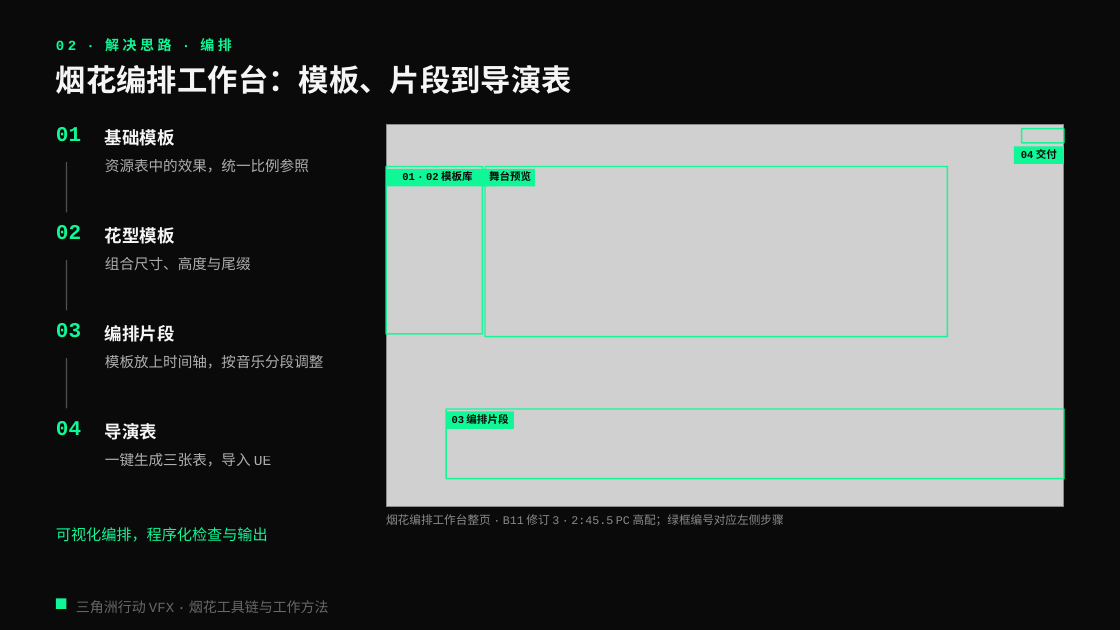
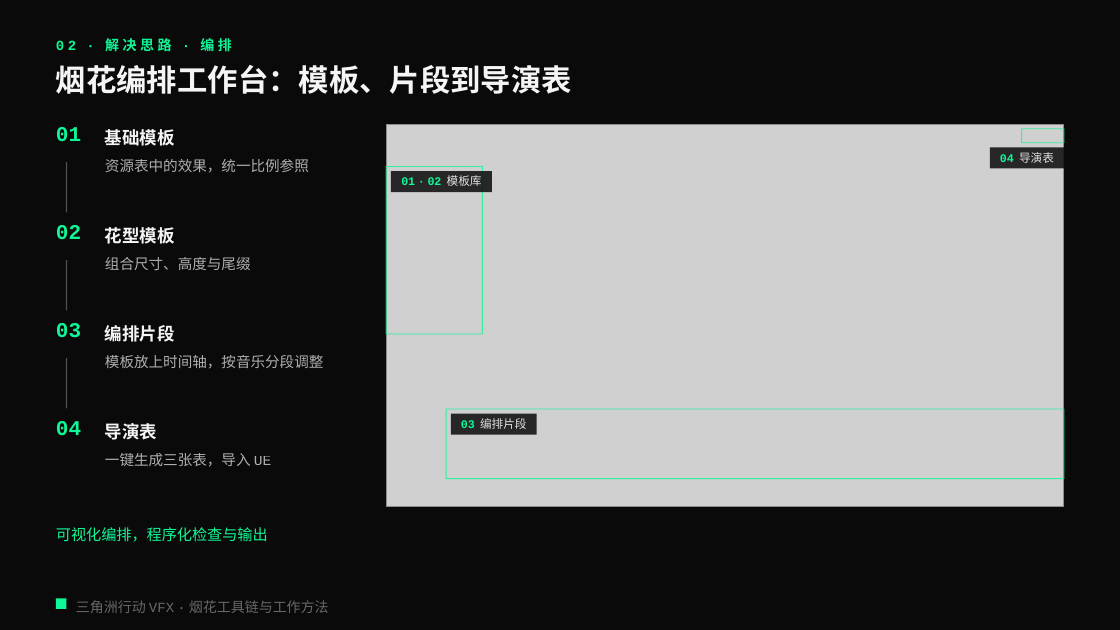
Before and after one commit to loccmaiii-lang/FireWorksLab, a slide deck: slide 9 of 协作/提示词/分享PPT交接_2026-10-29/第四版交付_云端/烟花秀AI全流程_第四版v2.pptx. Drawn at 1120x630 pixels with LibreOffice and Linux fonts; fonts in the diff are those of the drawing; grey boxes stand for pictures. Boxes give left, top, right and bottom in pixels: in the first picture for what was removed or moved away, otherwise in the second. Text is boxed around its words. In the diff, an @@ line names an element or a change of style, - is before the commit and + after.

```diff
--- a/协作/提示词/分享PPT交接_2026-10-29/第四版交付_云端/烟花秀AI全流程_第四版v2.pptx
+++ b/协作/提示词/分享PPT交接_2026-10-29/第四版交付_云端/烟花秀AI全流程_第四版v2.pptx
@@ rectangle: place and size @@
-rectangle at (446, 412, 514, 429)
+rectangle at (990, 148, 1064, 169)
@@ rectangle removed at (1014, 146, 1065, 164) @@
@@ text removed at (1021, 149, 1057, 159) @@
-04 交付
@@ outline #0FF796 1.25 pt to #0FF796 0.75 pt in 3 elements at (386, 166, 483, 334), (446, 409, 1064, 479), (1022, 129, 1064, 143) @@
@@ text "01 · 02 模板库" at (401, 175, 482, 186): size 9 to 10 pt; text colour #0A0A0A to #0FF796 in "01 · 02"; text colour #0A0A0A to #F5F5F5 at 90% opacity, bold off in "模板库"; line spacing 9pt to 11pt @@
@@ rectangle: place and size @@
-rectangle at (386, 169, 489, 187)
+rectangle at (391, 171, 492, 192)
@@ rectangle removed at (485, 166, 948, 337) @@
@@ text removed at (489, 170, 531, 184) @@
-舞台预览
@@ text added at (1000, 152, 1054, 163), 10 pt, text #F5F5F5 at 90% opacity @@
+04 导演表
@@ fill #0FF796 to #0A0A0A at 85% opacity in 3 elements at (391, 171, 492, 192), (990, 148, 1064, 169), (451, 413, 537, 434) @@
@@ text "03 编排片段" at (461, 418, 527, 429): size 9 to 10 pt; text colour #0A0A0A to #0FF796 in "03"; text colour #0A0A0A to #F5F5F5 at 90% opacity, bold off in "编排片段"; line spacing 9pt to 11pt @@
@@ rectangle: place and size @@
-rectangle at (485, 169, 535, 187)
+rectangle at (451, 413, 537, 434)
@@ text removed at (386, 514, 784, 526) @@
-烟花编排工作台整页 · B11 修订 3 · 2:45.5 PC 高配；绿框编号对应左侧步骤
```
Also in this commit, not shown: 9 other slides changed, 10 other files.
